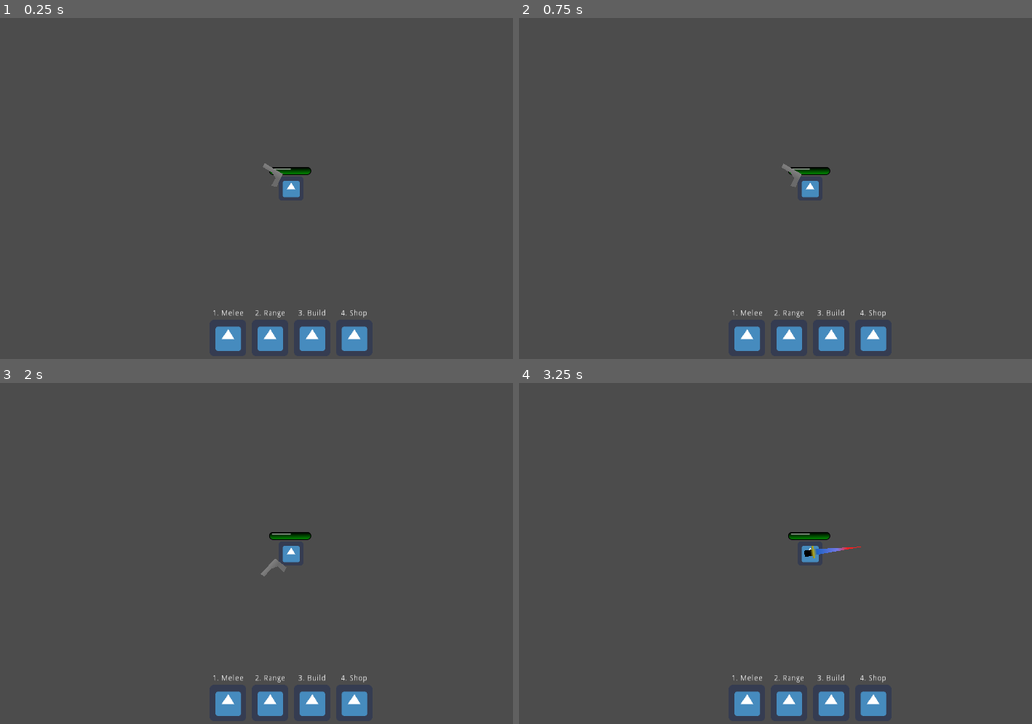
Above: before the commit, frames 1-4 (two rows, left to right).
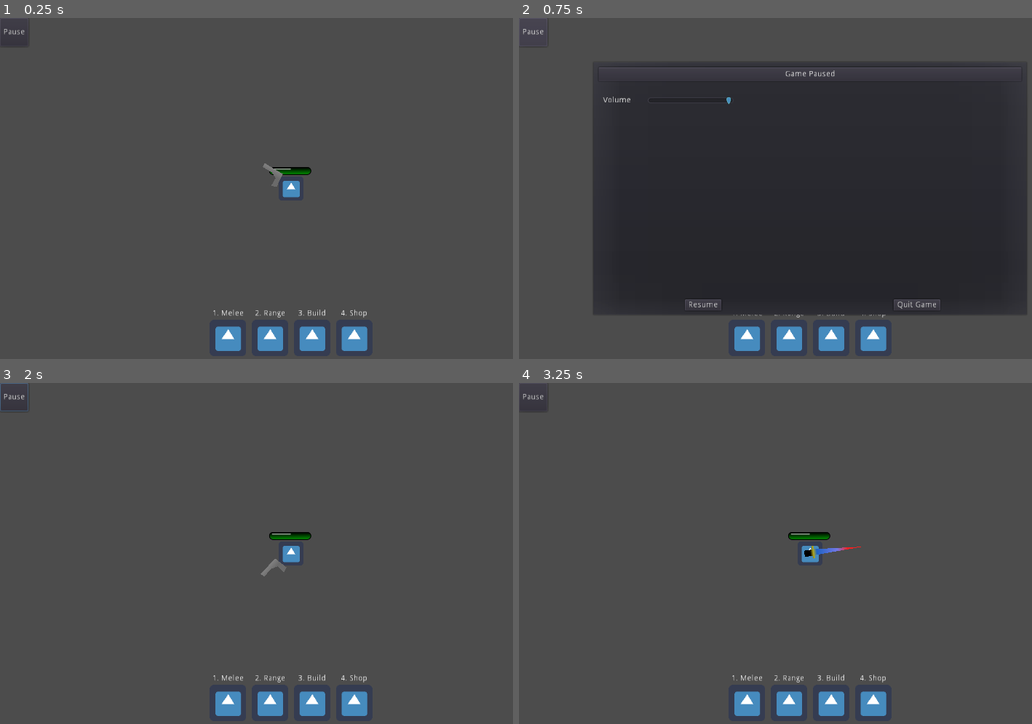
Above: after the commit, the same moments.

Repository: smclaughlan/GWJ52
Game: Godot game, scene res://Scenes/Player/PlayerAvatar.tscn
The game is run twice, just before and just after one commit, with the same random seed, the same clock (stepped at 60 frames per second) and the same inputs. This scene is started directly instead of the project's main scene. The engine's default icon, where the game draws it, is replaced by a stand-in: a white triangle on a blue panel in a dark square.
Inputs (mouse positions are in pixels of both pictures, inside the frame that each line leads up to):
- Up to frame 1 (0.25 s): no input
- Up to frame 2 (0.75 s): click (534, 31) at 0.5 s, where only the run after the commit has a clickable "Pause"
- Up to frame 3 (2 s): click (184, 669) at 1.25 s, where only the run after the commit has a clickable "Resume"
- Up to frame 4 (3.25 s): click (744, 703) at 2.02 s; tap Enter at 2.75 s; move the mouse to (939, 536) at 2.77 s; hold Space (right_hand) from 2.78 s (still down); tap G (build) at 2.85 s

The runs differ from the first frame. In frame 1, less than 0.1% of the frame differs, in the area x 0-5%, y 3-5%; in frame 2, 57%, in the area x 0-100%, y 0-88%; in frame 3, less than 0.1%; in frame 4, less than 0.1%.
Error before the commit: Invalid get index 'current_map' (on base: 'Nil'). (res://Scenes/Objects/Weapons/Gun.gd:47)

Commit message:
updated hud and main menu

Diff:
--- a/GodotProject/Global.gd
+++ b/GodotProject/Global.gd
@@ -5,3 +5,11 @@
 var player : KinematicBody2D # player avatar, many things rely on this
 var village_location : Vector2 # so creeps know where to go
 var current_map : Node2D # for spawning bullets and creeps
+
+func pause():
+	# this is pretty abrupt and brute force.
+	get_tree().set_pause(true)
+
+
+func resume():
+	get_tree().set_pause(false)
--- a/GodotProject/Scenes/GUI/HUD.gd
+++ b/GodotProject/Scenes/GUI/HUD.gd
@@ -15,3 +15,10 @@
 		player.set_tool(action)
 	elif action == "shop":
 		$ShoppingPopupPanel.popup()
+
+
+
+
+func _on_PauseButton_pressed():
+	$PauseMenuPopupDialog.popup_centered_ratio(0.75)
+	Global.pause()
--- a/GodotProject/Scenes/GUI/HUD.tscn
+++ b/GodotProject/Scenes/GUI/HUD.tscn
@@ -1,8 +1,9 @@
-[gd_scene load_steps=12 format=2]
+[gd_scene load_steps=13 format=2]
 
 [ext_resource path="res://icon.png" type="Texture" id=1]
 [ext_resource path="res://Scenes/GUI/HUD.gd" type="Script" id=2]
 [ext_resource path="res://Scenes/GUI/ShoppingPopupPanel.tscn" type="PackedScene" id=3]
+[ext_resource path="res://Scenes/Menus/PauseMenuPopupDialog.tscn" type="PackedScene" id=4]
 
 [sub_resource type="InputEventKey" id=1]
 scancode = 49
@@ -35,6 +36,11 @@
 anchor_right = 1.0
 margin_bottom = 50.0
 rect_min_size = Vector2( 0, 50 )
+
+[node name="PauseButton" type="Button" parent="header"]
+margin_right = 50.0
+margin_bottom = 50.0
+text = "Pause"
 
 [node name="Footer" type="MarginContainer" parent="."]
 anchor_top = 1.0
@@ -157,6 +163,9 @@
 window_title = "Awwww"
 dialog_text = "You are dead."
 
+[node name="PauseMenuPopupDialog" parent="." instance=ExtResource( 4 )]
+
+[connection signal="pressed" from="header/PauseButton" to="." method="_on_PauseButton_pressed"]
 [connection signal="pressed" from="Footer/GridContainer/Melee/ActionButton" to="." method="_on_ActionButton_pressed" binds= [ "melee" ]]
 [connection signal="pressed" from="Footer/GridContainer/Range/ActionButton" to="." method="_on_ActionButton_pressed" binds= [ "range" ]]
 [connection signal="pressed" from="Footer/GridContainer/Build/ActionButton" to="." method="_on_ActionButton_pressed" binds= [ "build" ]]
--- a/GodotProject/Scenes/GUI/Menus/DebugMenu.tscn
+++ /dev/null
@@ -1,156 +0,0 @@
-[gd_scene load_steps=2 format=2]
-
-[ext_resource path="res://_common/GUI/SceneChangeButton.tscn" type="PackedScene" id=1]
-
-[node name="DebugMenu" type="Control"]
-anchor_right = 1.0
-anchor_bottom = 1.0
-mouse_filter = 2
-
-[node name="MarginContainer" type="MarginContainer" parent="."]
-anchor_right = 1.0
-anchor_bottom = 1.0
-mouse_filter = 2
-
-[node name="VBoxContainer" type="VBoxContainer" parent="MarginContainer"]
-margin_right = 1024.0
-margin_bottom = 600.0
-mouse_filter = 2
-custom_constants/separation = 20
-
-[node name="Header" type="HBoxContainer" parent="MarginContainer/VBoxContainer"]
-margin_right = 1024.0
-margin_bottom = 80.0
-mouse_filter = 2
-size_flags_horizontal = 3
-size_flags_vertical = 3
-size_flags_stretch_ratio = 0.25
-
-[node name="Body" type="HBoxContainer" parent="MarginContainer/VBoxContainer"]
-margin_top = 100.0
-margin_right = 1024.0
-margin_bottom = 500.0
-
-[node name="LeftSide" type="VBoxContainer" parent="MarginContainer/VBoxContainer/Body"]
-margin_right = 510.0
-margin_bottom = 400.0
-mouse_filter = 2
-size_flags_horizontal = 3
-size_flags_vertical = 3
-custom_constants/separation = 25
-alignment = 1
-
-[node name="Scene 1" parent="MarginContainer/VBoxContainer/Body/LeftSide" instance=ExtResource( 1 )]
-margin_left = 180.0
-margin_right = 330.0
-margin_bottom = 60.0
-size_flags_horizontal = 6
-disabled = true
-text = "Scene 1"
-
-[node name="Scene 2" parent="MarginContainer/VBoxContainer/Body/LeftSide" instance=ExtResource( 1 )]
-margin_left = 180.0
-margin_top = 85.0
-margin_right = 330.0
-margin_bottom = 145.0
-size_flags_horizontal = 6
-disabled = true
-text = "Scene 2"
-
-[node name="Scene 3" parent="MarginContainer/VBoxContainer/Body/LeftSide" instance=ExtResource( 1 )]
-margin_left = 180.0
-margin_top = 170.0
-margin_right = 330.0
-margin_bottom = 230.0
-size_flags_horizontal = 6
-disabled = true
-text = "Scene 3"
-
-[node name="Scene 4" parent="MarginContainer/VBoxContainer/Body/LeftSide" instance=ExtResource( 1 )]
-margin_left = 180.0
-margin_top = 255.0
-margin_right = 330.0
-margin_bottom = 315.0
-size_flags_horizontal = 6
-disabled = true
-text = "Scene 4"
-
-[node name="Scene 5" parent="MarginContainer/VBoxContainer/Body/LeftSide" instance=ExtResource( 1 )]
-margin_left = 180.0
-margin_top = 340.0
-margin_right = 330.0
-margin_bottom = 400.0
-size_flags_horizontal = 6
-disabled = true
-text = "Scene 5"
-
-[node name="RightSide" type="VBoxContainer" parent="MarginContainer/VBoxContainer/Body"]
-margin_left = 514.0
-margin_right = 1024.0
-margin_bottom = 400.0
-mouse_filter = 2
-size_flags_horizontal = 3
-size_flags_vertical = 3
-custom_constants/separation = 25
-alignment = 1
-
-[node name="Scene 6" parent="MarginContainer/VBoxContainer/Body/RightSide" instance=ExtResource( 1 )]
-margin_left = 180.0
-margin_right = 330.0
-margin_bottom = 60.0
-size_flags_horizontal = 6
-disabled = true
-text = "Scene 6"
-
-[node name="Scene 7" parent="MarginContainer/VBoxContainer/Body/RightSide" instance=ExtResource( 1 )]
-margin_left = 180.0
-margin_top = 85.0
-margin_right = 330.0
-margin_bottom = 145.0
-size_flags_horizontal = 6
-disabled = true
-text = "Scene 7"
-
-[node name="Scene 8" parent="MarginContainer/VBoxContainer/Body/RightSide" instance=ExtResource( 1 )]
-margin_left = 180.0
-margin_top = 170.0
-margin_right = 330.0
-margin_bottom = 230.0
-size_flags_horizontal = 6
-disabled = true
-text = "Scene 8"
-
-[node name="Scene 9" parent="MarginContainer/VBoxContainer/Body/RightSide" instance=ExtResource( 1 )]
-margin_left = 180.0
-margin_top = 255.0
-margin_right = 330.0
-margin_bottom = 315.0
-size_flags_horizontal = 6
-disabled = true
-text = "Scene 9"
-
-[node name="Scene 10" parent="MarginContainer/VBoxContainer/Body/RightSide" instance=ExtResource( 1 )]
-margin_left = 180.0
-margin_top = 340.0
-margin_right = 330.0
-margin_bottom = 400.0
-size_flags_horizontal = 6
-disabled = true
-text = "Scene 10"
-
-[node name="Footer" type="HBoxContainer" parent="MarginContainer/VBoxContainer"]
-margin_top = 520.0
-margin_right = 1024.0
-margin_bottom = 600.0
-mouse_filter = 2
-size_flags_horizontal = 3
-size_flags_vertical = 3
-size_flags_stretch_ratio = 0.25
-alignment = 1
-
-[node name="SceneChangeButton" parent="MarginContainer/VBoxContainer/Footer" instance=ExtResource( 1 )]
-margin_left = 437.0
-margin_right = 587.0
-margin_bottom = 80.0
-text = "Return to Main Menu"
-return_to_main = true
--- a/GodotProject/Scenes/GUI/Menus/MainMenu.tscn
+++ /dev/null
@@ -1,93 +0,0 @@
-[gd_scene load_steps=6 format=2]
-
-[ext_resource path="res://_common/GUI/SceneChangeButton.tscn" type="PackedScene" id=1]
-[ext_resource path="res://Scenes/Battle/Battle.tscn" type="PackedScene" id=2]
-[ext_resource path="res://Cutscenes/EndScreens/Credits.tscn" type="PackedScene" id=3]
-[ext_resource path="res://Scenes/GUI/Menus/DebugMenu.tscn" type="PackedScene" id=4]
-[ext_resource path="res://Scenes/GUI/Menus/SettingsMenu.tscn" type="PackedScene" id=5]
-
-[node name="MainMenu" type="Control"]
-anchor_right = 1.0
-anchor_bottom = 1.0
-mouse_filter = 2
-
-[node name="MarginContainer" type="MarginContainer" parent="."]
-anchor_right = 1.0
-anchor_bottom = 1.0
-mouse_filter = 2
-
-[node name="VBoxContainer" type="VBoxContainer" parent="MarginContainer"]
-margin_right = 1024.0
-margin_bottom = 600.0
-mouse_filter = 2
-
-[node name="Header" type="HBoxContainer" parent="MarginContainer/VBoxContainer"]
-margin_right = 1024.0
-margin_bottom = 96.0
-mouse_filter = 2
-size_flags_horizontal = 3
-size_flags_vertical = 3
-size_flags_stretch_ratio = 0.25
-
-[node name="Body" type="VBoxContainer" parent="MarginContainer/VBoxContainer"]
-margin_top = 100.0
-margin_right = 1024.0
-margin_bottom = 500.0
-mouse_filter = 2
-size_flags_horizontal = 3
-size_flags_vertical = 3
-custom_constants/separation = 25
-alignment = 1
-
-[node name="PlayButton" parent="MarginContainer/VBoxContainer/Body" instance=ExtResource( 1 )]
-margin_left = 437.0
-margin_right = 587.0
-margin_bottom = 60.0
-size_flags_horizontal = 6
-text = "Play"
-target_scene = ExtResource( 2 )
-
-[node name="CreditsButton" parent="MarginContainer/VBoxContainer/Body" instance=ExtResource( 1 )]
-margin_left = 437.0
-margin_top = 85.0
-margin_right = 587.0
-margin_bottom = 145.0
-size_flags_horizontal = 6
-text = "Credits"
-target_scene = ExtResource( 3 )
-
-[node name="SettingsButton" parent="MarginContainer/VBoxContainer/Body" instance=ExtResource( 1 )]
-margin_left = 437.0
-margin_top = 170.0
-margin_right = 587.0
-margin_bottom = 230.0
-size_flags_horizontal = 6
-text = "Settings"
-target_scene = ExtResource( 5 )
-
-[node name="DebugButton" parent="MarginContainer/VBoxContainer/Body" instance=ExtResource( 1 )]
-margin_left = 437.0
-margin_top = 255.0
-margin_right = 587.0
-margin_bottom = 315.0
-size_flags_horizontal = 6
-text = "Debug Menu"
-target_scene = ExtResource( 4 )
-
-[node name="QuitButton" parent="MarginContainer/VBoxContainer/Body" instance=ExtResource( 1 )]
-margin_left = 437.0
-margin_top = 340.0
-margin_right = 587.0
-margin_bottom = 400.0
-size_flags_horizontal = 6
-disabled = true
-text = "Quit"
-
-[node name="Footer" type="HBoxContainer" parent="MarginContainer/VBoxContainer"]
-margin_top = 504.0
-margin_right = 1024.0
-margin_bottom = 600.0
-mouse_filter = 2
-size_flags_horizontal = 3
-size_flags_vertical = 3
-size_flags_stretch_ratio = 0.25
--- a/GodotProject/Scenes/GUI/Menus/SettingsMenu.tscn
+++ /dev/null
@@ -1,148 +0,0 @@
-[gd_scene load_steps=2 format=2]
-
-[ext_resource path="res://_common/GUI/SceneChangeButton.tscn" type="PackedScene" id=1]
-
-[node name="SettingsMenu" type="Control"]
-anchor_right = 1.0
-anchor_bottom = 1.0
-mouse_filter = 2
-
-[node name="MarginContainer" type="MarginContainer" parent="."]
-anchor_right = 1.0
-anchor_bottom = 1.0
-mouse_filter = 2
-
-[node name="VBoxContainer" type="VBoxContainer" parent="MarginContainer"]
-margin_right = 1024.0
-margin_bottom = 600.0
-mouse_filter = 2
-custom_constants/separation = 20
-
-[node name="Header" type="HBoxContainer" parent="MarginContainer/VBoxContainer"]
-margin_right = 1024.0
-margin_bottom = 93.0
-mouse_filter = 2
-size_flags_horizontal = 3
-size_flags_vertical = 3
-size_flags_stretch_ratio = 0.25
-
-[node name="Body" type="HBoxContainer" parent="MarginContainer/VBoxContainer"]
-margin_top = 113.0
-margin_right = 1024.0
-margin_bottom = 486.0
-size_flags_horizontal = 3
-size_flags_vertical = 3
-
-[node name="LeftSide" type="VBoxContainer" parent="MarginContainer/VBoxContainer/Body"]
-margin_right = 510.0
-margin_bottom = 373.0
-mouse_filter = 2
-size_flags_horizontal = 3
-size_flags_vertical = 3
-custom_constants/separation = 25
-alignment = 1
-
-[node name="HBoxAudio" type="HBoxContainer" parent="MarginContainer/VBoxContainer/Body/LeftSide"]
-margin_top = 137.0
-margin_right = 510.0
-margin_bottom = 153.0
-alignment = 1
-
-[node name="MasterVolumeLabel" type="Label" parent="MarginContainer/VBoxContainer/Body/LeftSide/HBoxAudio"]
-margin_left = 153.0
-margin_top = 1.0
-margin_right = 202.0
-margin_bottom = 15.0
-text = "Volume"
-
-[node name="HSlider" type="HSlider" parent="MarginContainer/VBoxContainer/Body/LeftSide/HBoxAudio"]
-margin_left = 206.0
-margin_right = 356.0
-margin_bottom = 16.0
-rect_min_size = Vector2( 150, 0 )
-
-[node name="HBoxAudio2" type="HBoxContainer" parent="MarginContainer/VBoxContainer/Body/LeftSide"]
-margin_top = 178.0
-margin_right = 510.0
-margin_bottom = 194.0
-alignment = 1
-
-[node name="MusicLabel" type="Label" parent="MarginContainer/VBoxContainer/Body/LeftSide/HBoxAudio2"]
-margin_left = 159.0
-margin_top = 1.0
-margin_right = 197.0
-margin_bottom = 15.0
-text = "Music"
-
-[node name="HSlider" type="HSlider" parent="MarginContainer/VBoxContainer/Body/LeftSide/HBoxAudio2"]
-margin_left = 201.0
-margin_right = 351.0
-margin_bottom = 16.0
-rect_min_size = Vector2( 150, 0 )
-
-[node name="HBoxAudio3" type="HBoxContainer" parent="MarginContainer/VBoxContainer/Body/LeftSide"]
-margin_top = 219.0
-margin_right = 510.0
-margin_bottom = 235.0
-alignment = 1
-
-[node name="SFXLabel" type="Label" parent="MarginContainer/VBoxContainer/Body/LeftSide/HBoxAudio3"]
-margin_left = 135.0
-margin_top = 1.0
-margin_right = 220.0
-margin_bottom = 15.0
-text = "Sound Effects"
-
-[node name="HSlider" type="HSlider" parent="MarginContainer/VBoxContainer/Body/LeftSide/HBoxAudio3"]
-margin_left = 224.0
-margin_right = 374.0
-margin_bottom = 16.0
-rect_min_size = Vector2( 150, 0 )
-
-[node name="RightSide" type="VBoxContainer" parent="MarginContainer/VBoxContainer/Body"]
-margin_left = 514.0
-margin_right = 1024.0
-margin_bottom = 373.0
-mouse_filter = 2
-size_flags_horizontal = 3
-size_flags_vertical = 3
-custom_constants/separation = 25
-alignment = 1
-
-[node name="HBoxContainer" type="HBoxContainer" parent="MarginContainer/VBoxContainer/Body/RightSide"]
-margin_top = 176.0
-margin_right = 510.0
-margin_bottom = 196.0
-alignment = 1
-
-[node name="GraphicsLabel" type="Label" parent="MarginContainer/VBoxContainer/Body/RightSide/HBoxContainer"]
-margin_left = 113.0
-margin_top = 3.0
-margin_right = 169.0
-margin_bottom = 17.0
-text = "Graphics"
-
-[node name="OptionButton" type="OptionButton" parent="MarginContainer/VBoxContainer/Body/RightSide/HBoxContainer"]
-margin_left = 173.0
-margin_right = 396.0
-margin_bottom = 20.0
-text = "Mid-spec for decent machines"
-items = [ "Lo-spec for Potatoes", null, false, 0, null, "Mid-spec for decent machines", null, false, 1, null, "Hi-spec for Bleeding Edge GPUs", null, false, 2, null ]
-selected = 1
-
-[node name="Footer" type="HBoxContainer" parent="MarginContainer/VBoxContainer"]
-margin_top = 506.0
-margin_right = 1024.0
-margin_bottom = 600.0
-mouse_filter = 2
-size_flags_horizontal = 3
-size_flags_vertical = 3
-size_flags_stretch_ratio = 0.25
-alignment = 1
-
-[node name="SceneChangeButton" parent="MarginContainer/VBoxContainer/Footer" instance=ExtResource( 1 )]
-margin_left = 437.0
-margin_right = 587.0
-margin_bottom = 94.0
-text = "Return to Main Menu"
-return_to_main = true
--- a/GodotProject/Scenes/Menus/MainMenu.tscn
+++ b/GodotProject/Scenes/Menus/MainMenu.tscn
@@ -1,10 +1,11 @@
-[gd_scene load_steps=6 format=2]
+[gd_scene load_steps=7 format=2]
 
 [ext_resource path="res://_common/GUI/SceneChangeButton.tscn" type="PackedScene" id=1]
 [ext_resource path="res://Scenes/Battle/Battle.tscn" type="PackedScene" id=2]
 [ext_resource path="res://Cutscenes/EndScreens/Credits.tscn" type="PackedScene" id=3]
 [ext_resource path="res://Scenes/Menus/DebugMenu.tscn" type="PackedScene" id=4]
 [ext_resource path="res://Scenes/Menus/SettingsMenu.tscn" type="PackedScene" id=5]
+[ext_resource path="res://Scenes/Menus/QuitButton.gd" type="Script" id=6]
 
 [node name="MainMenu" type="Control"]
 anchor_right = 1.0
@@ -74,14 +75,15 @@
 text = "Debug / Test"
 target_scene = ExtResource( 4 )
 
-[node name="QuitButton" parent="MarginContainer/VBoxContainer/Body" instance=ExtResource( 1 )]
+[node name="QuitButton" type="Button" parent="MarginContainer/VBoxContainer/Body"]
 margin_left = 437.0
 margin_top = 340.0
 margin_right = 587.0
 margin_bottom = 400.0
+rect_min_size = Vector2( 150, 60 )
 size_flags_horizontal = 6
-disabled = true
 text = "Quit"
+script = ExtResource( 6 )
 
 [node name="Footer" type="HBoxContainer" parent="MarginContainer/VBoxContainer"]
 margin_top = 504.0
@@ -91,3 +93,5 @@
 size_flags_horizontal = 3
 size_flags_vertical = 3
 size_flags_stretch_ratio = 0.25
+
+[connection signal="pressed" from="MarginContainer/VBoxContainer/Body/QuitButton" to="MarginContainer/VBoxContainer/Body/QuitButton" method="_on_QuitButton_pressed"]
--- /dev/null
+++ b/GodotProject/Scenes/Menus/PauseMenuPopupDialog.gd
@@ -0,0 +1,24 @@
+extends PopupDialog
+
+
+export var audio_bus_name := "Master"
+onready var _bus := AudioServer.get_bus_index(audio_bus_name)
+
+# Called when the node enters the scene tree for the first time.
+func _ready():
+	find_node("VolumeSlider").value = db2linear(AudioServer.get_bus_volume_db(_bus))
+
+
+func _on_VolumeSlider_value_changed(value):
+	AudioServer.set_bus_volume_db(_bus, linear2db(value))
+
+
+
+func _on_ResumeButton_pressed():
+	Global.resume()
+	self.hide()
+
+
+func _on_QuitButton_pressed():
+	Global.resume()
+	Global.stage_manager.return_to_main()
--- /dev/null
+++ b/GodotProject/Scenes/Menus/PauseMenuPopupDialog.tscn
@@ -0,0 +1,106 @@
+[gd_scene load_steps=2 format=2]
+
+[ext_resource path="res://Scenes/Menus/PauseMenuPopupDialog.gd" type="Script" id=1]
+
+[node name="PauseMenuPopupDialog" type="PopupDialog"]
+pause_mode = 2
+visible = true
+anchor_left = 0.5
+anchor_top = 0.5
+anchor_right = 0.5
+anchor_bottom = 0.5
+margin_left = -150.0
+margin_top = -100.0
+margin_right = 150.0
+margin_bottom = 100.0
+rect_min_size = Vector2( 300, 200 )
+popup_exclusive = true
+script = ExtResource( 1 )
+
+[node name="MarginContainer" type="MarginContainer" parent="."]
+anchor_right = 1.0
+anchor_bottom = 1.0
+custom_constants/margin_right = 10
+custom_constants/margin_top = 10
+custom_constants/margin_left = 10
+custom_constants/margin_bottom = 10
+
+[node name="VBoxContainer" type="VBoxContainer" parent="MarginContainer"]
+margin_left = 10.0
+margin_top = 10.0
+margin_right = 290.0
+margin_bottom = 190.0
+custom_constants/separation = 10
+
+[node name="PanelContainer" type="PanelContainer" parent="MarginContainer/VBoxContainer"]
+margin_right = 280.0
+margin_bottom = 28.0
+
+[node name="Label" type="Label" parent="MarginContainer/VBoxContainer/PanelContainer"]
+margin_left = 7.0
+margin_top = 7.0
+margin_right = 273.0
+margin_bottom = 21.0
+text = "Game Paused"
+align = 1
+
+[node name="MarginContainer" type="MarginContainer" parent="MarginContainer/VBoxContainer"]
+margin_top = 38.0
+margin_right = 280.0
+margin_bottom = 150.0
+size_flags_horizontal = 3
+size_flags_vertical = 3
+custom_constants/margin_right = 10
+custom_constants/margin_top = 10
+custom_constants/margin_left = 10
+custom_constants/margin_bottom = 10
+
+[node name="Settings" type="VBoxContainer" parent="MarginContainer/VBoxContainer/MarginContainer"]
+margin_left = 10.0
+margin_top = 10.0
+margin_right = 270.0
+margin_bottom = 102.0
+
+[node name="Audio" type="HBoxContainer" parent="MarginContainer/VBoxContainer/MarginContainer/Settings"]
+margin_right = 260.0
+margin_bottom = 25.0
+size_flags_horizontal = 3
+
+[node name="VolumeLabel" type="Label" parent="MarginContainer/VBoxContainer/MarginContainer/Settings/Audio"]
+margin_top = 5.0
+margin_right = 75.0
+margin_bottom = 19.0
+rect_min_size = Vector2( 75, 0 )
+text = "Volume"
+
+[node name="VolumeSlider" type="HSlider" parent="MarginContainer/VBoxContainer/MarginContainer/Settings/Audio"]
+margin_left = 79.0
+margin_right = 229.0
+margin_bottom = 25.0
+rect_min_size = Vector2( 150, 25 )
+max_value = 1.0
+step = 0.1
+value = 0.5
+
+[node name="HBoxContainer" type="HBoxContainer" parent="MarginContainer/VBoxContainer"]
+margin_top = 160.0
+margin_right = 280.0
+margin_bottom = 180.0
+
+[node name="ResumeButton" type="Button" parent="MarginContainer/VBoxContainer/HBoxContainer"]
+margin_left = 37.0
+margin_right = 101.0
+margin_bottom = 20.0
+size_flags_horizontal = 6
+text = "Resume"
+
+[node name="QuitButton" type="Button" parent="MarginContainer/VBoxContainer/HBoxContainer"]
+margin_left = 170.0
+margin_right = 252.0
+margin_bottom = 20.0
+size_flags_horizontal = 6
+text = "Quit Game"
+
+[connection signal="value_changed" from="MarginContainer/VBoxContainer/MarginContainer/Settings/Audio/VolumeSlider" to="." method="_on_VolumeSlider_value_changed"]
+[connection signal="pressed" from="MarginContainer/VBoxContainer/HBoxContainer/ResumeButton" to="." method="_on_ResumeButton_pressed"]
+[connection signal="pressed" from="MarginContainer/VBoxContainer/HBoxContainer/QuitButton" to="." method="_on_QuitButton_pressed"]
--- /dev/null
+++ b/GodotProject/Scenes/Menus/QuitButton.gd
@@ -0,0 +1,12 @@
+extends Button
+
+
+
+# Called when the node enters the scene tree for the first time.
+func _ready():
+	pass # Replace with function body.
+
+
+
+func _on_QuitButton_pressed():
+	get_tree().quit()
--- a/GodotProject/_common/GUI/SceneChangeButton.gd
+++ b/GodotProject/_common/GUI/SceneChangeButton.gd
@@ -24,3 +24,9 @@
 		emit_signal("new_scene_requested", target_scene)
 	else:
 		Global.stage_manager.return_to_main()
+
+
+
+
+func _on_QuitButton_pressed():
+	get_tree().quit()
Not shown, added: GodotProject/Scenes/GUI/Menus/empty.txt
